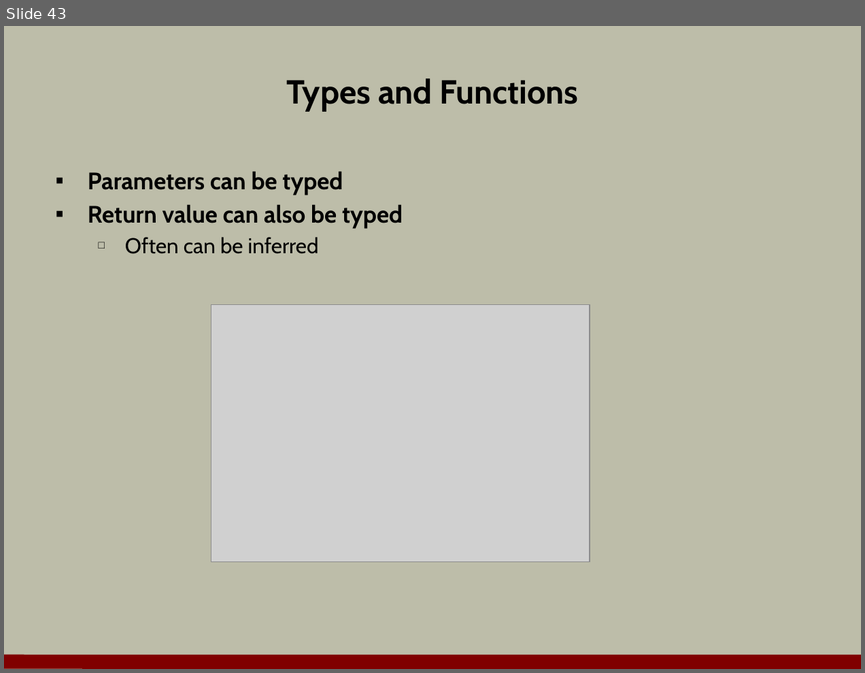
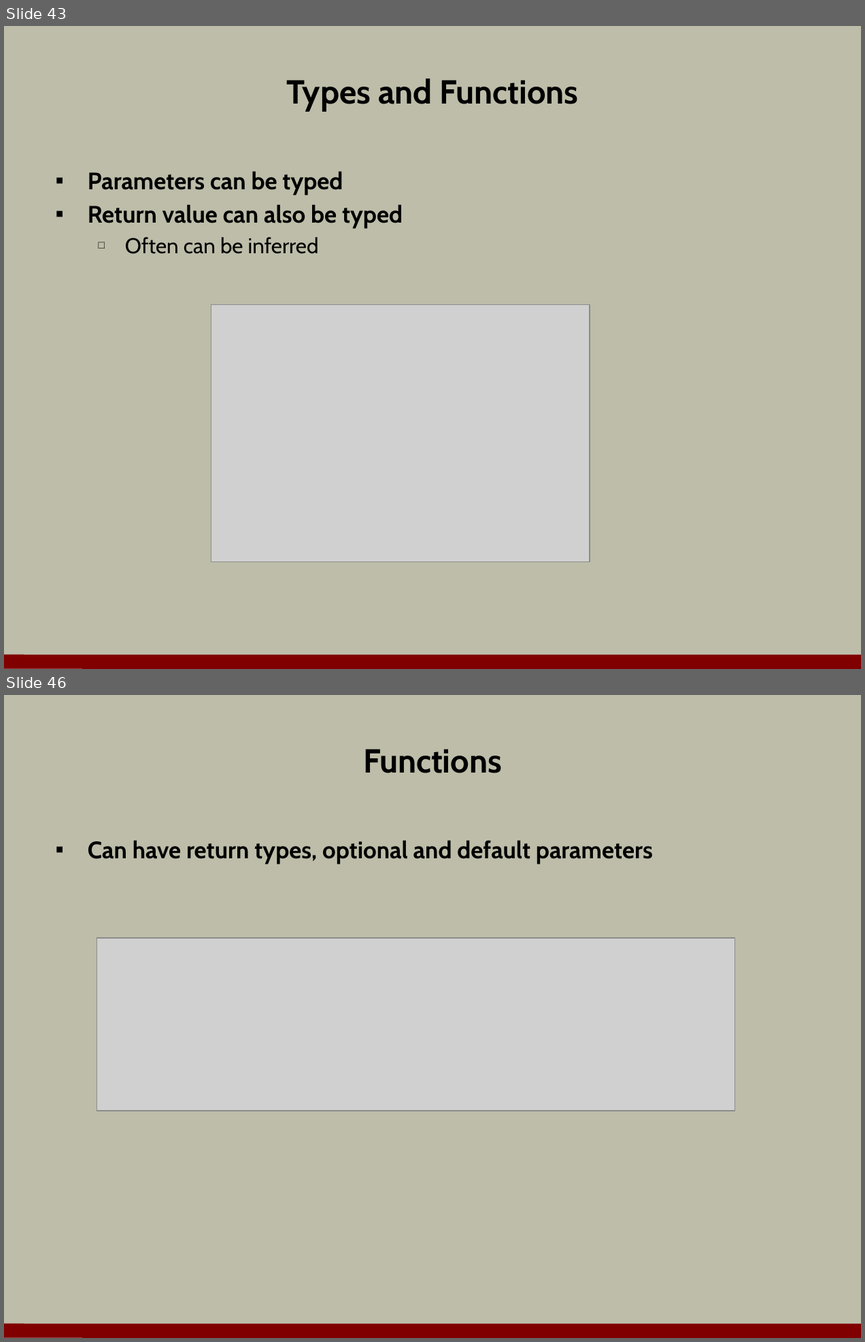
Before and after one commit to OdeToCode/classes, a slide deck: angular2/slides/02_Language.pptx. Shown one above the other, each under a label of ours: slide 43 before the commit, slides 43 and 46 after it; the slides between them are not shown. The pictures are 865x673 and 865x1342 pixels, drawn with LibreOffice and Linux fonts; fonts in the diff are those of the drawing; grey boxes stand for pictures; background and template pictures are left out. Boxes give left, top, right and bottom in pixels: in the first picture for what was removed or moved away, otherwise in the second. Text is boxed around its words. In the diff, an @@ line names an element or a change of style, - is before the commit and + after.

```diff
--- a/angular2/slides/02_Language.pptx
+++ b/angular2/slides/02_Language.pptx
@@ slide 46 added at (4,695,861,1338), background #BDBDA9; not listed: 1 template element that a slide beside it also shows @@
@@ title added at (363,749,502,773), 28 pt, text #000000, bold @@
+Functions
@@ text added at (88,840,653,864), 20 pt, text #000000, bold @@
+▪ Can have return types, optional and default parameters
@@ picture added at (96,938,734,1110) @@
```
Also in this commit, not shown: 2 slides changed, 4 other slides added, 6 slides removed, 2 other files.
